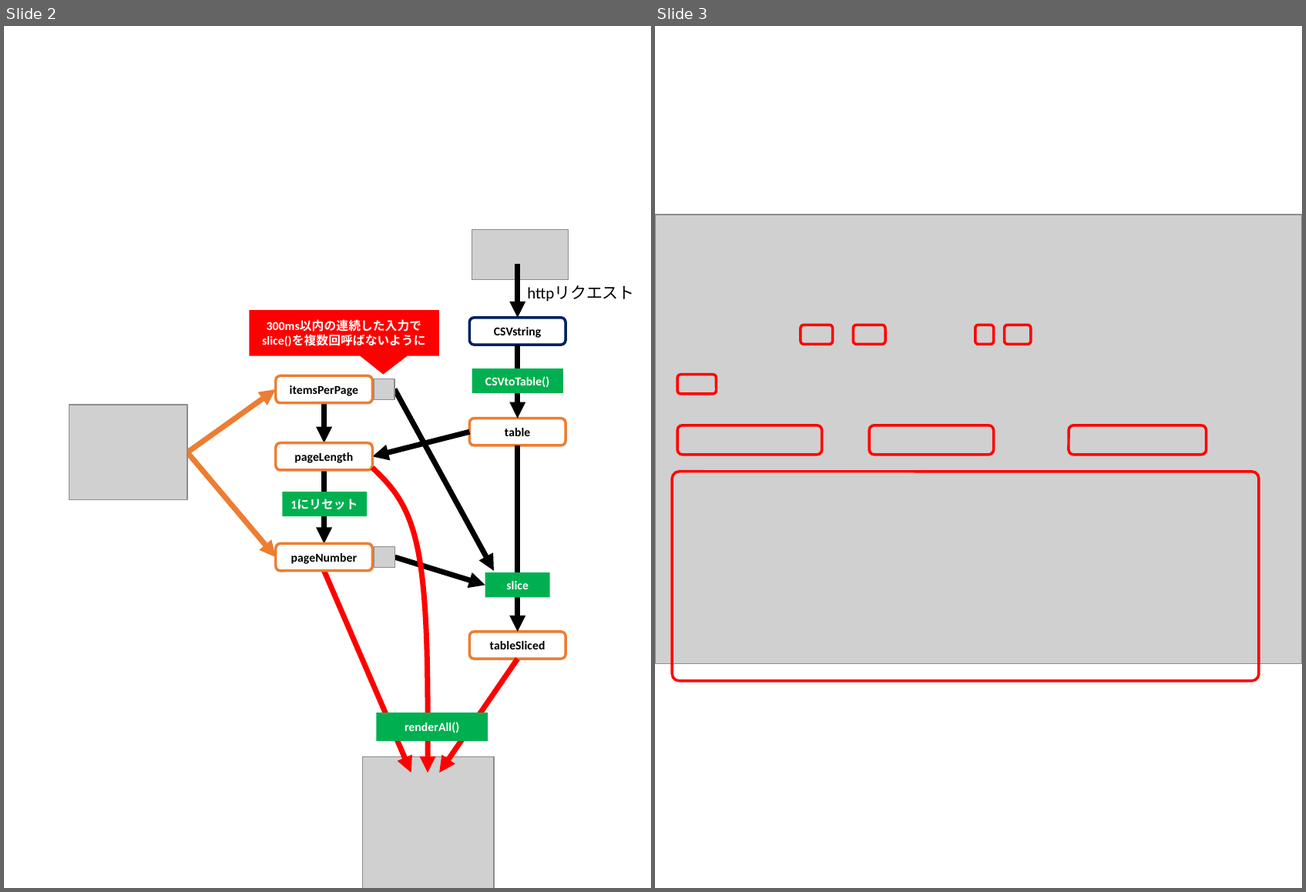
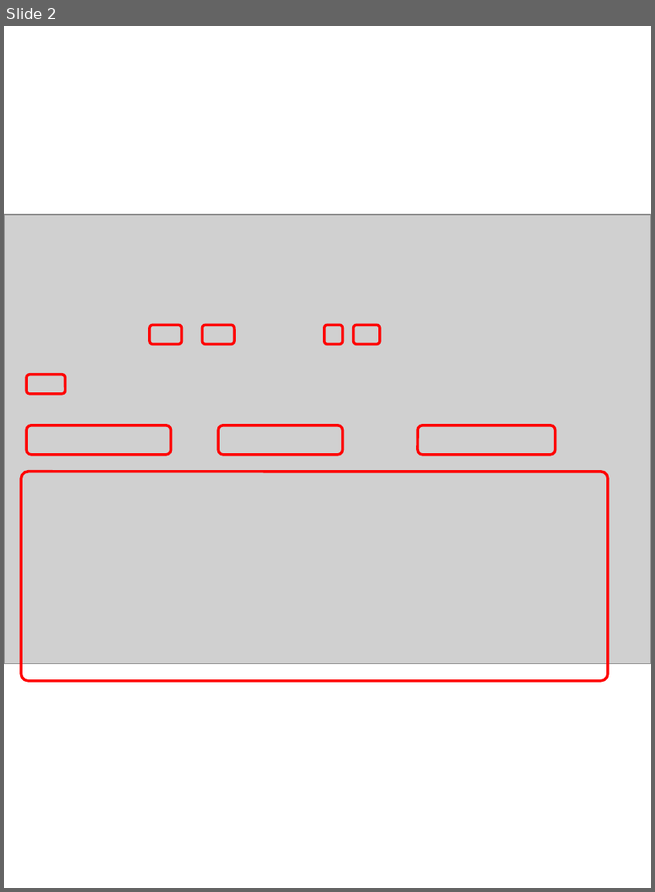
Before and after one commit to pikohideaki/data-table-app_by-rxjs, a slide deck: 20180625_能城_RxJSの紹介_図.pptx. Shown side by side, each under a label of ours: slides 2 and 3 before the commit, slide 2 after it. The pictures are 1306x892 and 655x892 pixels, drawn with LibreOffice and Linux fonts; fonts in the diff are those of the drawing; grey boxes stand for pictures. Boxes give left, top, right and bottom in pixels: in the first picture for what was removed or moved away, otherwise in the second. Text is boxed around its words. In the diff, an @@ line names an element or a change of style, - is before the commit and + after.

```diff
--- a/20180625_能城_RxJSの紹介_図.pptx
+++ b/20180625_能城_RxJSの紹介_図.pptx
@@ slide 2 removed at (x1=4, y1=26, x2=651, y2=888), background #FFFFFF @@
@@ group removed at (x1=470, y1=229, x2=635, y2=659): 3 rounded rectangles, 3 arrows, 2 rectangles, 1 picture, 1 text @@
-CSVstring
-table
-tableSliced
-CSVtoTable()
-slice
-httpリクエスト
@@ speech box removed at (x1=249, y1=311, x2=438, y2=356) @@
-300ms以内の連続した入力でslice()を複数回呼ばないように
@@ arrow removed from (186, 453) to (276, 390) @@
@@ arrow removed from (394, 389) to (494, 571) @@
@@ picture removed at (x1=69, y1=405, x2=186, y2=500) @@
@@ arrow removed from (470, 433) to (372, 456) @@
@@ arrow removed from (186, 453) to (276, 557) @@
@@ freeform shape removed at (x1=372, y1=467, x2=428, y2=773) @@
@@ group removed at (x1=276, y1=376, x2=394, y2=570): 3 rounded rectangles, 2 arrows, 2 pictures, 1 rectangle @@
-1にリセット
-pageLength
-itemsPerPage
-pageNumber
@@ arrow removed from (324, 571) to (411, 773) @@
@@ arrow removed from (394, 557) to (485, 585) @@
@@ arrow removed from (517, 659) to (440, 773) @@
@@ rectangle removed at (x1=376, y1=714, x2=487, y2=742) @@
-renderAll()
@@ picture removed at (x1=362, y1=758, x2=493, y2=888) @@
@@ what was slide 3 is now slide 2 @@
```
Also in this commit, not shown: 1 slide added, 1 other slide removed, 10 other files.
